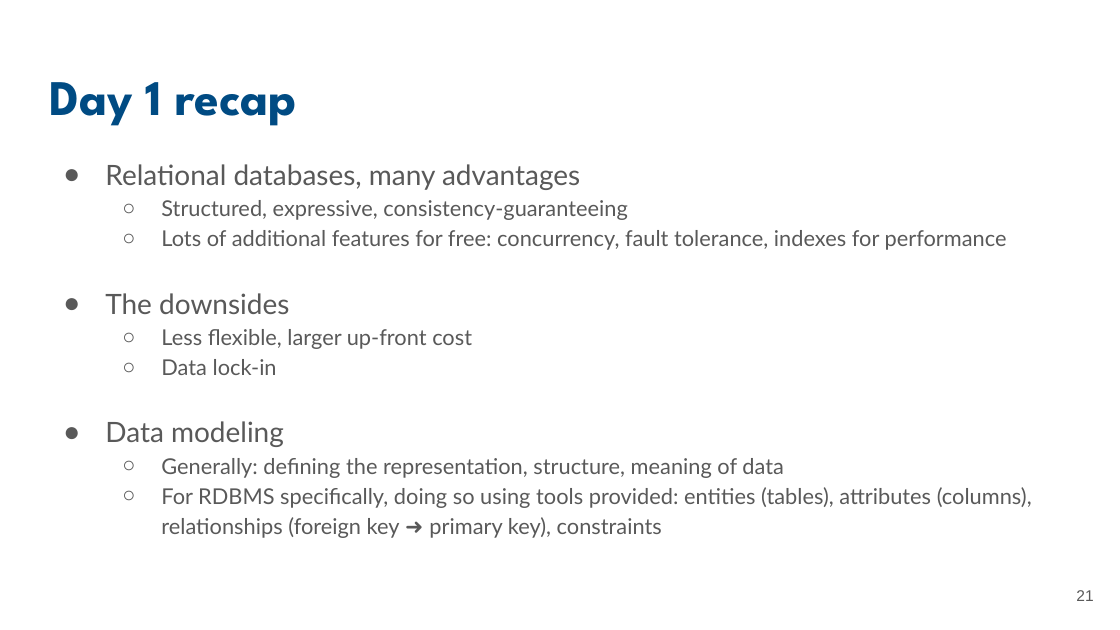
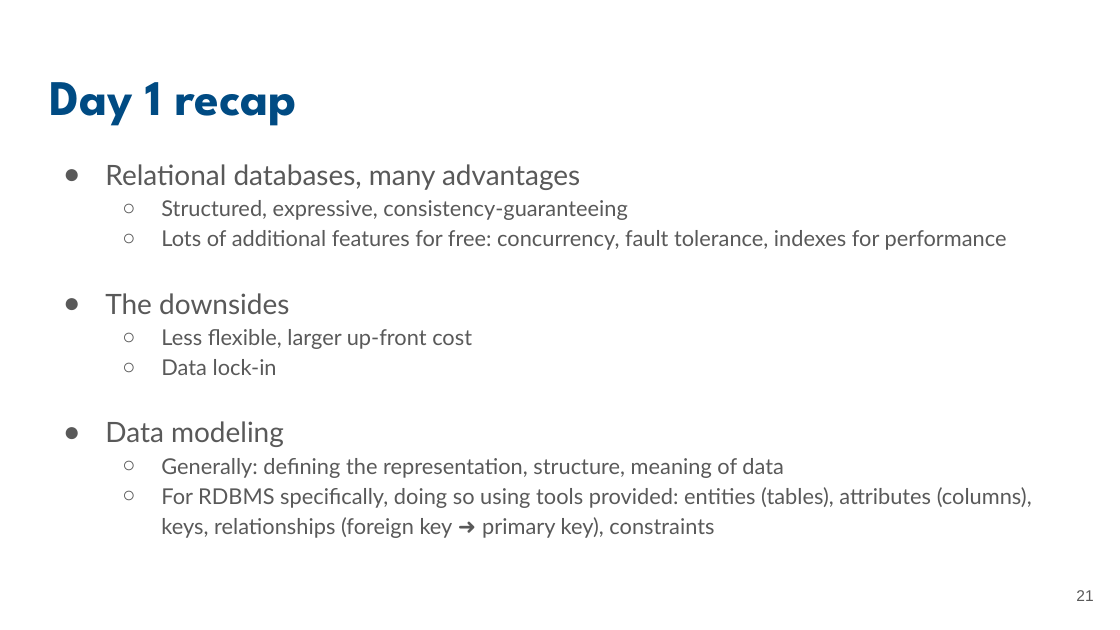
Before and after one commit to UCSB-Library-Research-Data-Services/bren-eds213, a slide deck: slide 21 of modules/week01/slides-01.pptx. Drawn at 1120x630 pixels with LibreOffice and Linux fonts; fonts in the diff are those of the drawing. Boxes give left, top, right and bottom in pixels: in the first picture for what was removed or moved away, otherwise in the second. Text is boxed around its words. In the diff, an @@ line names an element or a change of style, - is before the commit and + after.

Commit message:
Updating slides

```diff
--- a/modules/week01/slides-01.pptx
+++ b/modules/week01/slides-01.pptx
@@ text at <box>161,487,1032,538</box>: text changed @@
-  ○ For RDBMS specifically, doing so using tools provided: entities (tables), attributes (columns), relationships (foreign key ➜ primary key), constraints
+  ○ For RDBMS specifically, doing so using tools provided: entities (tables), attributes (columns), keys, relationships (foreign key ➜ primary key), constraints
```
Also in this commit, not shown: 4 other slides changed, 1 slide added.
